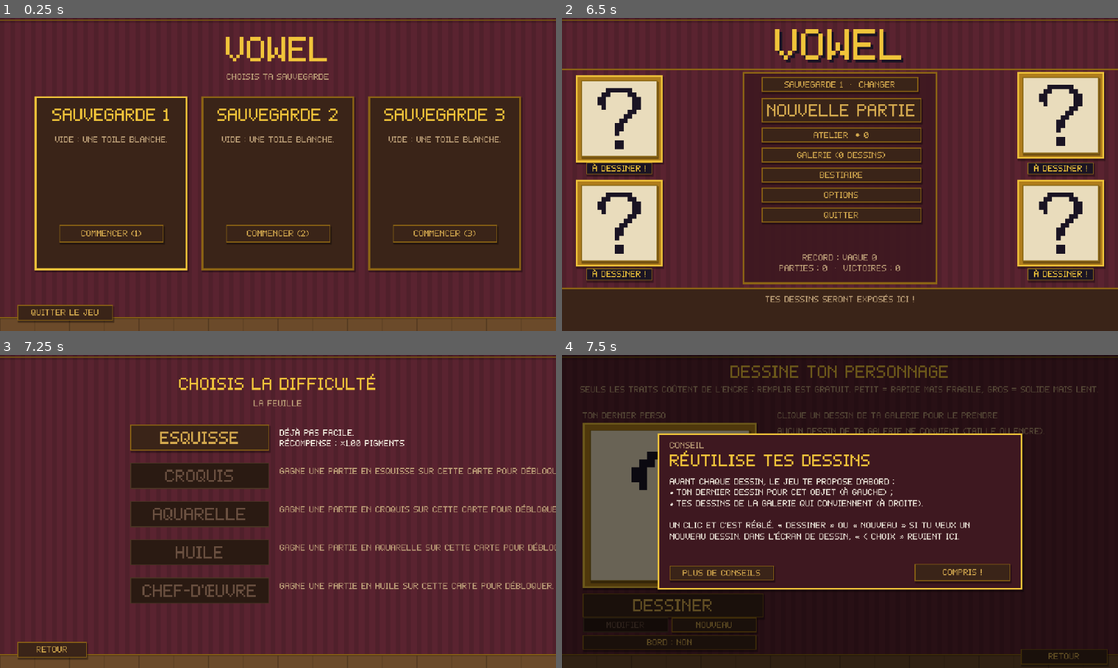
Above: before the commit, frames 1-4 (two rows, left to right).
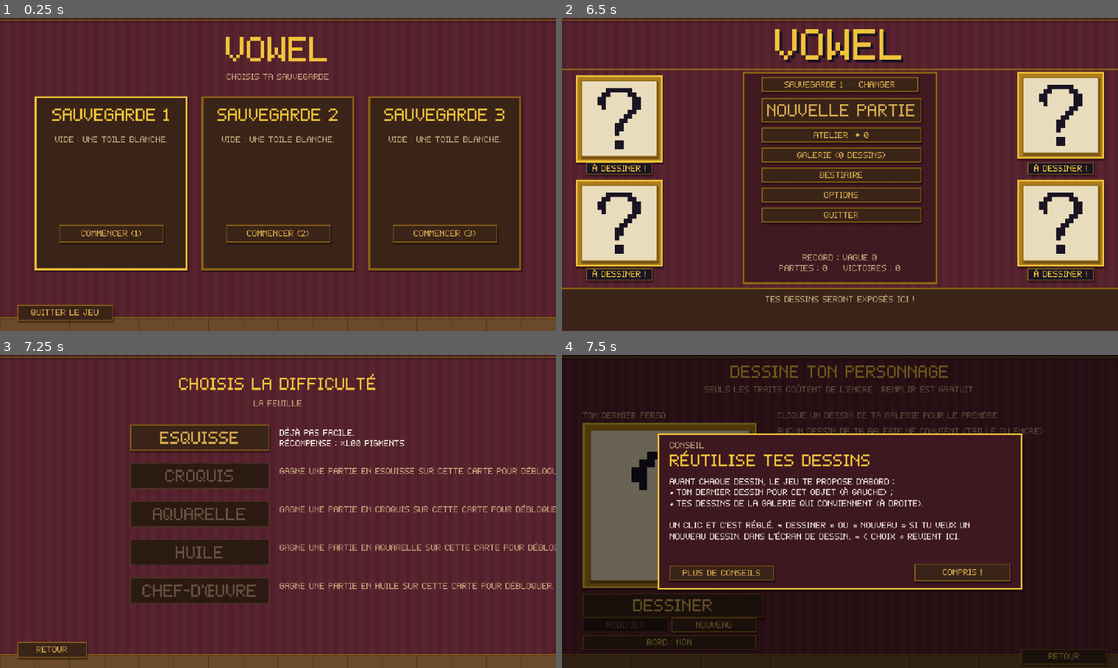
Above: after the commit, the same moments.

Repository: Vltbcq/VowelGame
Game: Godot game, scene res://scenes/main.tscn
Two runs of this game, one before a commit and one after it. Both use one fixed random seed, a clock stepped at 60 frames per second and the inputs below.
Inputs (mouse positions are in pixels of both pictures, inside the frame that each line leads up to):
- Up to frame 1 (0.25 s): no input
- Up to frame 2 (6.5 s): click "Commencer (1)" at 0.5 s; click "Nouvelle partie" at 1.25 s; click "Nouvelle partie" at 2 s; click "Sauvegarde 1 · changer" at 2.75 s; click "Atelier ◆ 0" at 3.5 s; click "Galerie (0 dessins)" at 4.25 s; click "Bestiaire" at 5 s; click "Compris !" at 5.75 s
- Up to frame 3 (7.25 s): tap Enter at 6.5 s; move the mouse to (400, 495) at 6.52 s; hold D from 6.53 s (still down); tap N at 6.6 s; click (400, 495) at 6.67 s; tap Space at 6.77 s; tap E at 6.8 s
- Up to frame 4 (7.5 s): release D at 7.25 s; click "Esquisse" at 7.25 s

Frames 1-3 are identical in both runs. In frame 4, 0.6% of the frame differs, in the area x 3-97%, y 9-13%.

Commit message:
Dessin : stats visibles de base, indications « gros = lent… » retirées ; journal sans « Nouvelle partie »
Co-Authored-By: Claude Opus 5.5 <noreply@anthropic.com>

Diff:
--- a/scripts/core/draw_cfg.gd
+++ b/scripts/core/draw_cfg.gd
@@ -7,7 +7,7 @@
 	var s := 32 + Meta.canvas_bonus()
 	return {"kind": "character", "gallery": "character", "size": Vector2i(s, s), "ink": Meta.base_ink(),
 		"title": "Dessine ton personnage",
-		"sub": "Seuls les traits coûtent de l'encre : remplir est gratuit. Petit = rapide mais fragile, gros = solide mais lent.",
+		"sub": "Seuls les traits coûtent de l'encre : remplir est gratuit.",
 		"cancel": true, "min": 12}
 
 
@@ -15,9 +15,9 @@
 	var def := WeaponDB.get_def(type)
 	var s: int = def.canvas + Meta.canvas_bonus()
 	var kind: String = def.kind
-	var sub := "Manche à GAUCHE, pointe à DROITE → (c'est elle qui frappe).  %s  Plus d'encre = plus fort mais plus lent." % def.desc
+	var sub := "Manche à GAUCHE, pointe à DROITE → (c'est elle qui frappe).  %s" % def.desc
 	if kind == "ranged":
-		sub = "Crosse à GAUCHE, canon à DROITE → (les tirs partent de là).  %s  Plus d'encre = tirs plus puissants mais plus lents." % def.desc
+		sub = "Crosse à GAUCHE, canon à DROITE → (les tirs partent de là).  %s" % def.desc
 	return {"kind": kind, "wtype": type, "gallery": kind, "size": Vector2i(s, s),
 		"ink": roundi(def.ink * WeaponDB.RAR_INK[rar]) + Meta.weapon_ink_bonus(), "rar": rar,
 		"title": "Dessine ton arme : %s" % def.name, "sub": sub + "  (Ce dessin servira pour toute la partie.)",
@@ -31,7 +31,7 @@
 	return {"kind": "bullet", "wtype": type, "gallery": "bullet", "size": Vector2i(s, s), "ink": roundi(def.bink * WeaponDB.RAR_INK[rar]),
 		"weapon_a": weapon_a, "weapon_effect": weapon_effect,
 		"title": "Dessine les projectiles : %s" % def.name,
-		"sub": "Gros = lent mais puissant. Allongé = perforant. Chaque morceau séparé = un projectile en plus !",
+		"sub": "Chaque morceau séparé = un projectile en plus !",
 		"cancel": false, "min": 1}
 
 
@@ -41,7 +41,7 @@
 	var title := "Nouvel ennemi : %s" % def.name
 	if boss:
 		title = ("BOSS : %s" if def.boss == 2 else "MINI-BOSS : %s") % def.name
-	var sub := "%s  Plus d'encre = plus de PV, mais plus de butin. Sa couleur = son élément." % def.desc
+	var sub := "%s  Sa couleur = son élément." % def.desc
 	var min_ink := 0
 	if boss:
 		# Un boss doit être un vrai chef-d'œuvre : au moins 95% de l'encre.
@@ -70,7 +70,7 @@
 	var def := EnemyDB.get_def(id)
 	return {"kind": "eproj", "gallery": "eproj", "size": Vector2i(12, 12), "ink": 40,
 		"title": "Dessine les projectiles de : %s" % def.name,
-		"sub": "Gros = lent mais facile à toucher. Petit = rapide mais discret. Sa couleur = son élément.",
+		"sub": "Sa couleur = son élément.",
 		"cancel": false, "min": 1, "random": true}
 
 
@@ -78,7 +78,7 @@
 	var s := AmuletDB.canvas(def)
 	return {"kind": "amulet", "gallery": "amulet", "size": Vector2i(s, s), "ink": AmuletDB.ink(def),
 		"def": def, "title": "Dessine l'amulette : %s" % def.name,
-		"sub": AmuletDB.describe(def) + "  La taille ne change pas l'effet ; ses couleurs donnent des résistances. Ce dessin servira pour toute la partie.",
+		"sub": AmuletDB.describe(def) + "  Ce dessin servira pour toute la partie.",
 		"cancel": true, "min": 3}
 
 
--- a/scripts/main.gd
+++ b/scripts/main.gd
@@ -107,7 +107,6 @@
 		_title()
 		return
 	Run.start(d, map)
-	Run.log_event("wave", "Nouvelle partie : %s, %s" % [MapDB.get_def(map).name, Meta.DIFFICULTIES[int(d)].name])
 	var r = await _obtain("perso", DrawCfg.character(), 0, "TON DERNIER PERSO")
 	if r == null:
 		_title()
--- a/scripts/ui/draw_screen.gd
+++ b/scripts/ui/draw_screen.gd
@@ -378,7 +378,7 @@
 		tr.mouse_filter = Control.MOUSE_FILTER_IGNORE
 		var r: Rect2 = pt[2]
 		UI.put(body_view, tr, off + r.position * sc, r.size * sc)
-	_set_body_view(true)
+	_set_body_view(false)   # de base : les stats (V ou le bouton pour voir sur le perso)
 
 
 func _toggle_body_view() -> void:
--- a/scripts/ui/tips.gd
+++ b/scripts/ui/tips.gd
@@ -7,17 +7,17 @@
 	"welcome": ["Bienvenue dans Vowel !",
 		"Ici, tu dessines TOUT : ton perso, tes armes, tes balles, tes amulettes... et même tes ennemis.\n\nChaque trait change tes stats. Survis à 15 vagues de monstres (un boss toutes les 5 vagues) pour gagner.\n\nQuelques conseils vont apparaître au fil de ta première partie."],
 	"draw_perso": ["Dessine ton perso",
-		"• Seuls les TRAITS coûtent de l'encre : le contour d'une forme. Remplir l'intérieur (outil Remplir, touche F) est gratuit !\n• Gros perso = plus de PV, mais plus lent et plus facile à toucher. Petit = rapide mais fragile.\n• Symétrique = esquive, traits fins = critique.\n\nRegarde l'APERÇU à droite : il se m …(66 unchanged characters)…
+		"• Seuls les TRAITS coûtent de l'encre : le contour d'une forme. Remplir l'intérieur (outil Remplir, touche F) est gratuit !\n• Ton dessin change tes stats : à toi de découvrir comment.\n\nRegarde l'APERÇU à droite : il se m …(66 unchanged characters)…
 	"colors": ["Les couleurs = les éléments",
 		"Chaque couleur a un élément : rouge = Feu, bleu = Glace, jaune = Foudre...\n\n• Sur ton perso : une résistance et un …(219 unchanged characters)…
 	"draw_weapon": ["Dessine ton arme",
-		"Dessine-la POINTÉE VERS LA DROITE : c'est ce côté qui vise les ennemis.\n\n• Petite arme = coups très rapides + critique + plus d'effets élémentaires.\n• Grosse arme = gros coups, plus d'allonge, de zone et de recul.\nLes dégâts par seconde restent proches : c'est un choix de style.\n\nCe dessin servira pour toutes les copies de ce type d'arme."],
+		"Dessine-la POINTÉE VERS LA DROITE : c'est ce côté qui vise les ennemis.\n\nLa forme de ton dessin change ses stats : regarde l'APERÇU à droite.\n\nCe dessin servira pour toutes les copies de ce type d'arme."],
 	"draw_bullet": ["Dessine tes balles",
-		"• Chaque MORCEAU séparé devient un projectile : 5 petits points = une rafale de 5 balles !\n• Grosses balles = tirs lents et forts, petites = mitraillette.\n• Une balle allongée transperce les ennemis."],
+		"• Chaque MORCEAU séparé devient un projectile : 5 petits points = une rafale de 5 balles !\n• La forme des balles change leurs stats : regarde l'APERÇU."],
 	"draw_enemy": ["Dessine un ennemi",
-		"Oui, tu dessines aussi tes ennemis !\n\n• Plus tu mets d'encre, plus il a de PV... mais plus il lâche de butin.\n• Sa couleur dominante devient son élément …(160 unchanged characters)…
+		"Oui, tu dessines aussi tes ennemis !\n\n• Sa couleur dominante devient son élément …(160 unchanged characters)…
 	"draw_amulet": ["Dessine ton amulette",
-		"Plus tu mets d'encre, plus son effet est fort (jusqu'à ×1,5).\nChaque amulette a un bonus ET un défaut : choisis-les selon ton build.\n\nEnsuite tu la poseras où tu veux sur ton perso : l'endroit donne un bonus en plus."],
+		"Chaque amulette a ses bonus et ses défauts : choisis-les selon ton build.\n\nEnsuite tu la poseras où tu veux sur ton perso : l'endroit donne un bonus en plus."],
 	"draw_mark": ["Dessine une marque",
 		"En montant de niveau, tu peux dessiner une marque sur ton perso (tatouage, cicatrice...).\nElle ne compte PAS dans ta taille : tu ne deviens ni plus gros ni plus lent.\n\nPlus le bonus est rare, plus elle peut être grande. « Passer » si tu ne veux pas dessiner."],
 	"carnet": ["Réutilise tes dessins",
--- a/tests/journaltest.gd
+++ b/tests/journaltest.gd
@@ -23,7 +23,6 @@
 	var args := OS.get_cmdline_user_args()
 	await get_tree().process_frame
 	Run.start(1, 1)
-	Run.log_event("wave", "Nouvelle partie : La Feuille, Croquis")
 	Run.set_character(_blob(32, 180), "")
 	Run.set_weapon_art("epee", 1, _blob(32, 90), "", null, "")
 	Run.add_weapon("epee", 1, 28, Vector2(8, 0))
@@ -38,8 +37,8 @@
 	Run.pending_levels -= 1
 	Run.apply_upgrade({"stat": "dmg", "v": 5.0, "text": "+5% dégâts"})
 	Run.log_event("event", "Roulette : ● 10 sur rouge → noir, perdu")
-	_check(Run.journal.size() == 4, "4 entrées dans le journal")
-	_check(String(Run.journal[2].t) == "Niveau 2 : +5% dégâts", "bonus de niveau noté (%s)" % Run.journal[2].t)
+	_check(Run.journal.size() == 3, "3 entrées dans le journal")
+	_check(String(Run.journal[1].t) == "Niveau 2 : +5% dégâts", "bonus de niveau noté (%s)" % Run.journal[1].t)
 	_check(int(Run.wave_stats.wave) == 3 and String(Run.wave_stats.text).contains("Dégâts"), "stats au début de la vague 3")
 	# fichier texte
 	var path := Meta.slot_dir() + "journal_derniere_partie.txt"
@@ -49,11 +48,11 @@
 	var d := Run.to_save("after")
 	Run.start(0, 1)
 	_check(Run.journal.is_empty(), "nouvelle partie : journal vidé")
-	Run.log_event("wave", "Nouvelle partie : La Feuille, Esquisse")
+	Run.log_event("buy", "Arme de départ : Arc commune")
 	var txt2 := FileAccess.get_file_as_string(path)
 	_check(not txt2.contains("Épée rare") and txt2.contains("Esquisse"), "fichier écrasé à la nouvelle partie")
 	Run.from_save(d)
-	_check(Run.journal.size() == 4 and int(Run.wave_stats.wave) == 3, "reprise : journal et stats retrouvés")
+	_check(Run.journal.size() == 3 and int(Run.wave_stats.wave) == 3, "reprise : journal et stats retrouvés")
 	# écrans
 	var scr := RunLogScreen.new("resume")
 	scr.size = Vector2(640, 360)
